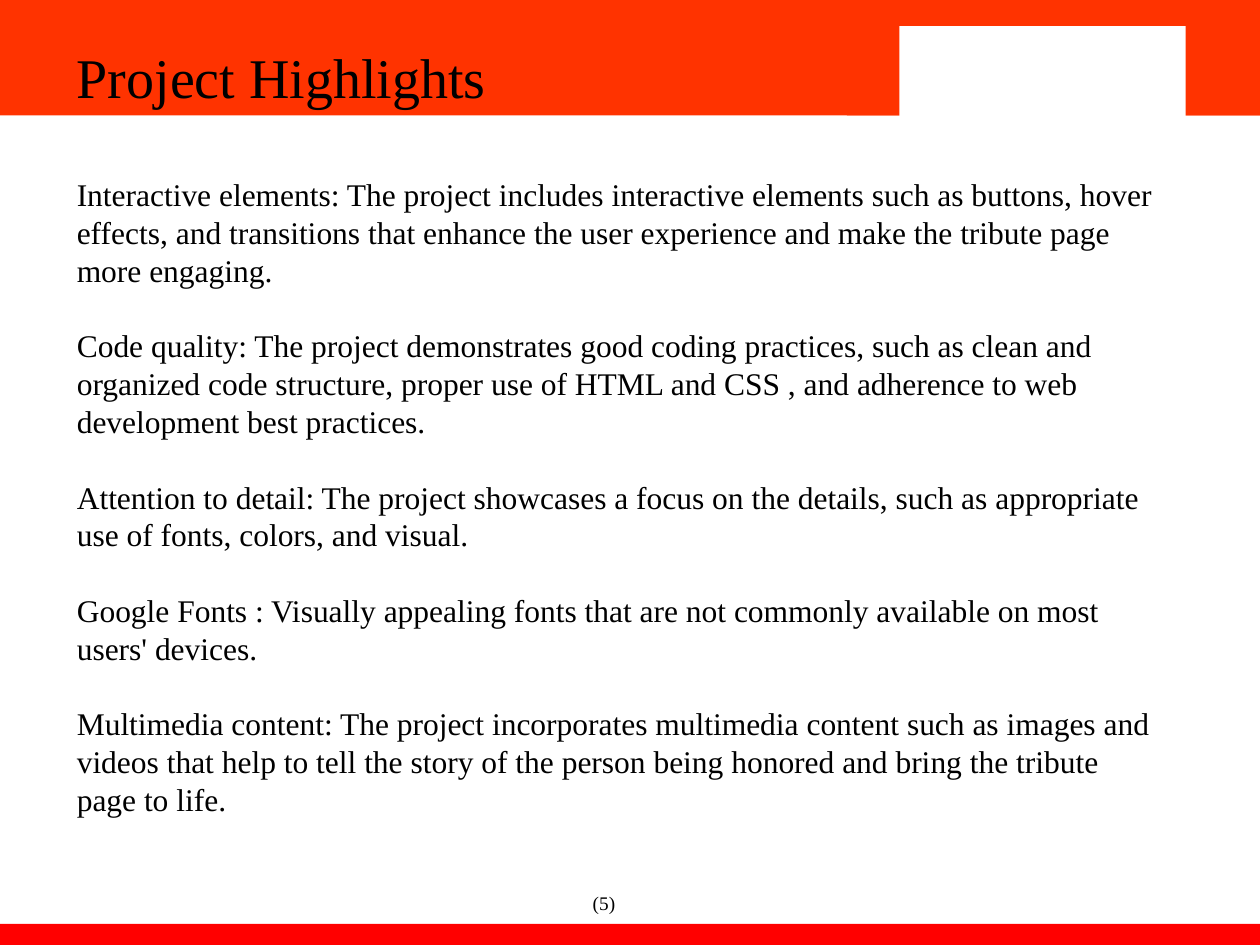
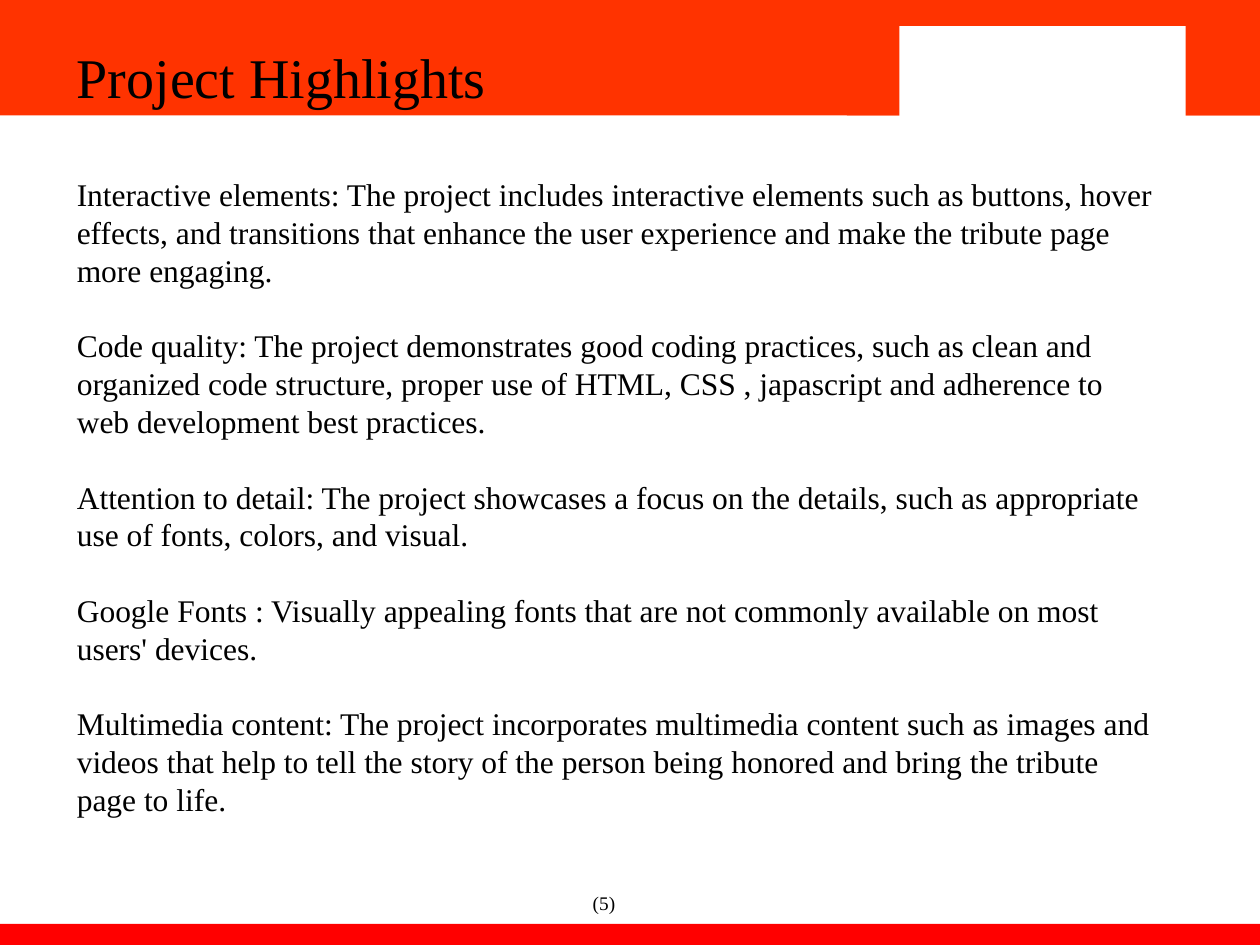
Before and after one commit to Ishaan1106/tribute-page, a slide deck: slide 7 of Fee presentation.pptx. Drawn at 1260x945 pixels with LibreOffice and Linux fonts; fonts in the diff are those of the drawing; background and template pictures are left out. Boxes give left, top, right and bottom in pixels: in the first picture for what was removed or moved away, otherwise in the second. Text is boxed around its words. In the diff, an @@ line names an element or a change of style, - is before the commit and + after.

Commit message:
re-created project report and changes in code

```diff
--- a/Fee presentation.pptx
+++ b/Fee presentation.pptx
@@ text at bbox=[77, 335, 1102, 439]: text changed @@
-Code quality: The project demonstrates good coding practices, such as clean and organized code structure, proper use of HTML and CSS , and adherence to web development best practices.
+Code quality: The project demonstrates good coding practices, such as clean and organized code structure, proper use of HTML, CSS , japascript and adherence to web development best practices.
```
Also in this commit, not shown: 1 other slide changed, 1 slide removed, 4 other files.
